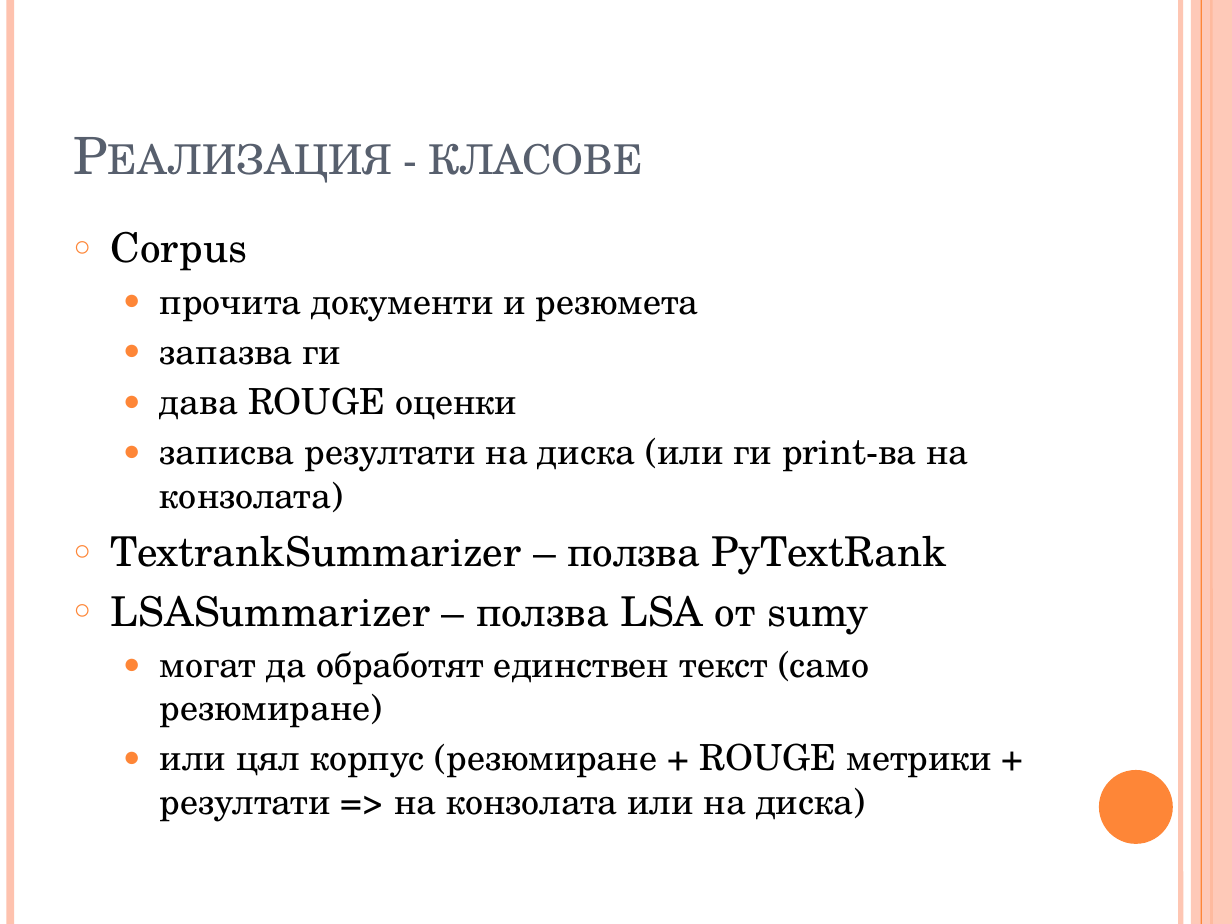
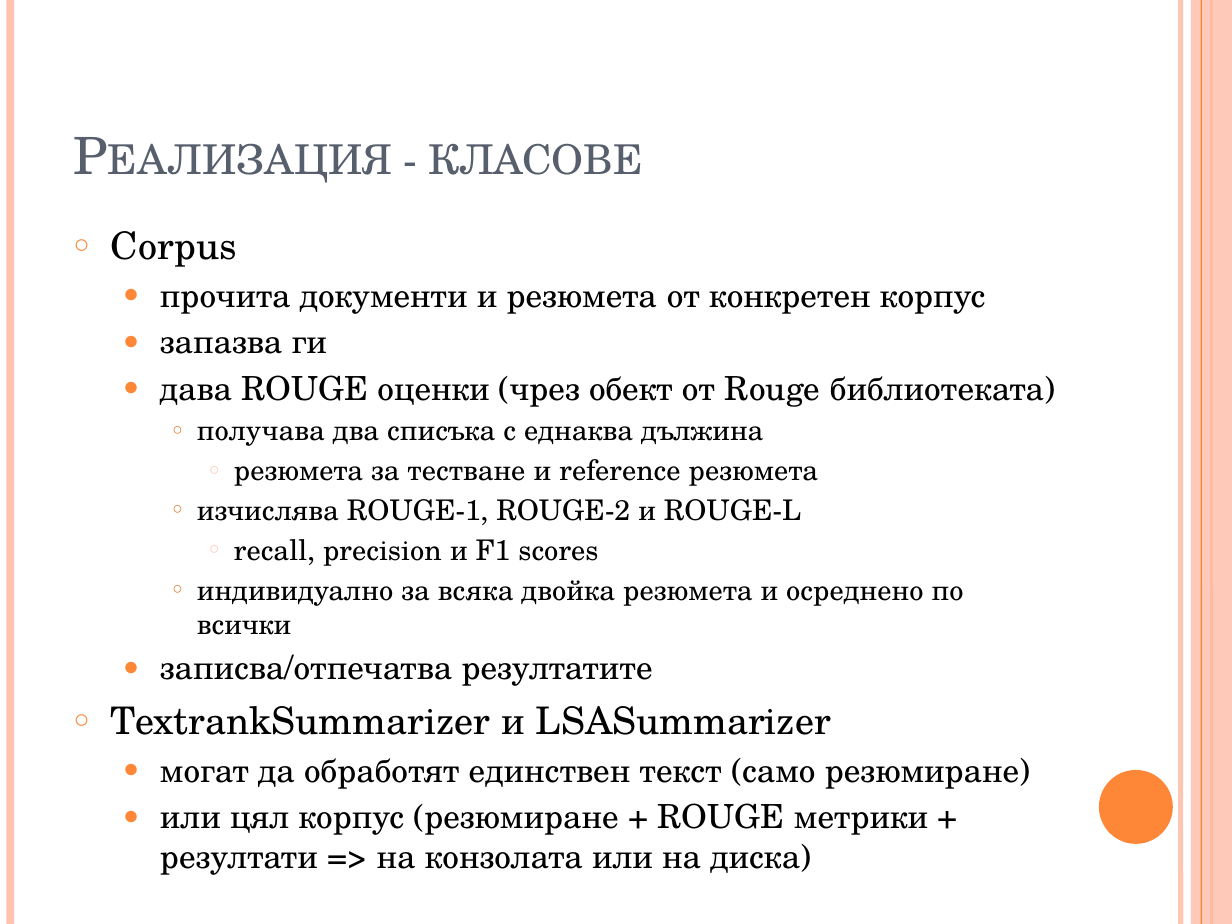
Before and after one commit to trvulkov/NLP-IE-project, a slide deck: slide 8 of presentation.pptx (slide 20 before the commit). Drawn at 1232x924 pixels with LibreOffice and Linux fonts; fonts in the diff are those of the drawing. Boxes give left, top, right and bottom in pixels: in the first picture for what was removed or moved away, otherwise in the second. Text is boxed around its words. In the diff, an @@ line names an element or a change of style, - is before the commit and + after.

```diff
--- a/presentation.pptx
+++ b/presentation.pptx
@@ text at (111,231,1019,875): size 24 to 22.2 pt in "Corpus"; size 21 to 19.4 pt in "запазва ги", "могат да обработят единствен текст (само резюмиране)", "или цял корпус (резюмиране + ROUGE метрики ..." @@
@@ text at (160,291,985,314): text changed; size 21 to 19.4 pt @@
-  ● прочита документи и резюмета
+  ● прочита документи и резюмета от конкретен корпус
@@ text at (111,375,1044,735): text changed; size 21 to 16.6 pt @@
-  ● дава ROUGE оценки
-  ● записва резултати на диска (или ги print-ва на конзолата)
-○ TextrankSummarizer – ползва PyTextRank
-○ LSASummarizer – ползва LSA от sumy
+  ● дава ROUGE оценки (чрез обект от Rouge библиотеката)
+    ○ получава два списъка с еднаква дължина
+      ○ резюмета за тестване и reference резюмета
+    ○ изчислява ROUGE-1, ROUGE-2 и ROUGE-L
+      ○ recall, precision и F1 scores
+    ○ индивидуално за всяка двойка резюмета и осреднено по всички
+  ● записва/отпечатва резултатите
+○ TextrankSummarizer и LSASummarizer
```
Also in this commit, not shown: 7 other slides changed, 16 slides removed, 1 other file.
